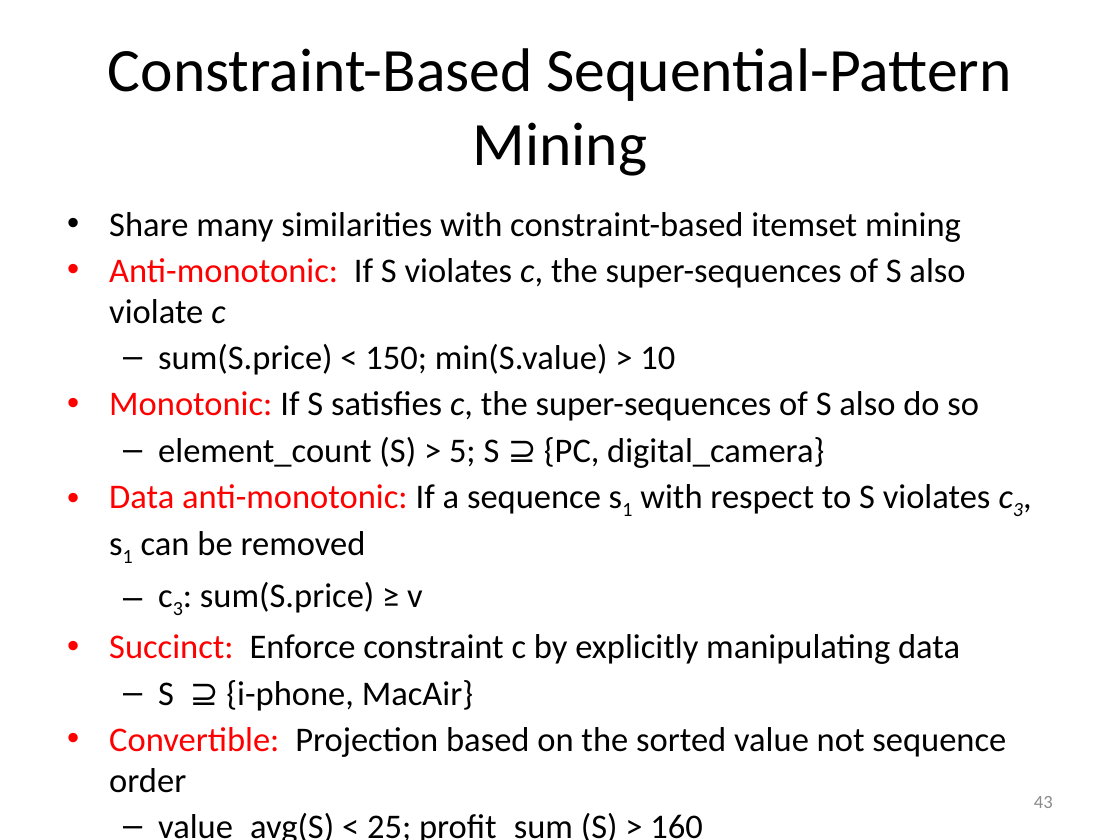
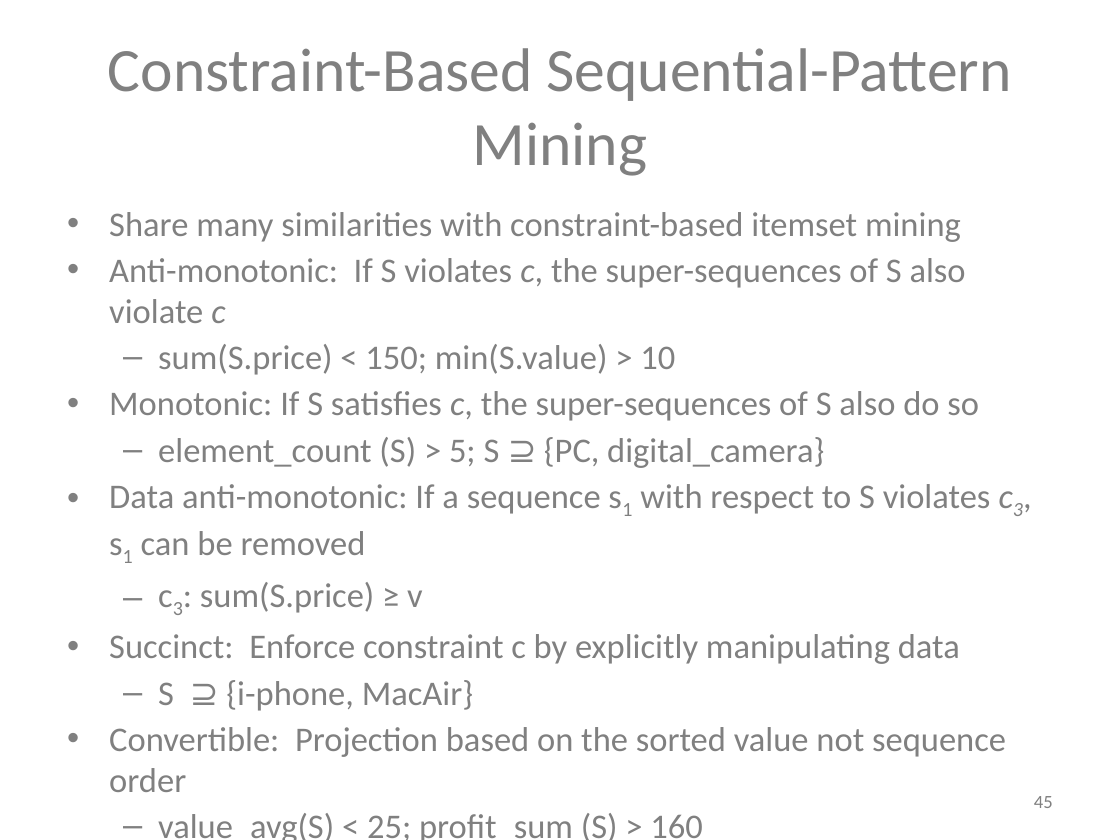
Before and after one commit to mjiang89/mjiang89.github.io, a slide deck: slide 45 of teaching/CS412Summer17-Chapter7.pptx (slide 43 before the commit). Drawn at 1120x840 pixels with LibreOffice and Linux fonts; fonts in the diff are those of the drawing. Boxes give left, top, right and bottom in pixels: in the first picture for what was removed or moved away, otherwise in the second. Text is boxed around its words. In the diff, an @@ line names an element or a change of style, - is before the commit and + after.

```diff
--- a/teaching/CS412Summer17-Chapter7.pptx
+++ b/teaching/CS412Summer17-Chapter7.pptx
@@ title "Constraint-Based Sequential-Pattern Mining" at [108, 48, 1012, 176]: text colour #000000 to #808080 @@
@@ text "Share many similarities with constraint-based ..." at [109, 212, 1006, 840]: text colour #000000 to #808080 in "Share many similarities with constraint-based itemset mining", "If S violates c, the super-sequences of ...", "sum(S.price) < 150; min(S.value) > 10", "If S satisfies c, the super-sequences of ..." and 8 more places; text colour #FF0000 to #808080 in "Anti-monotonic:", "Monotonic:", "Data anti-monotonic:", "Succinct:" and 1 more places @@
@@ page number at [1034, 796, 1053, 808]: text changed; text colour #8C8C8C to #808080 @@
-43
+45
```
Also in this commit, not shown: 20 other slides changed, 2 slides added, 2 other files.
